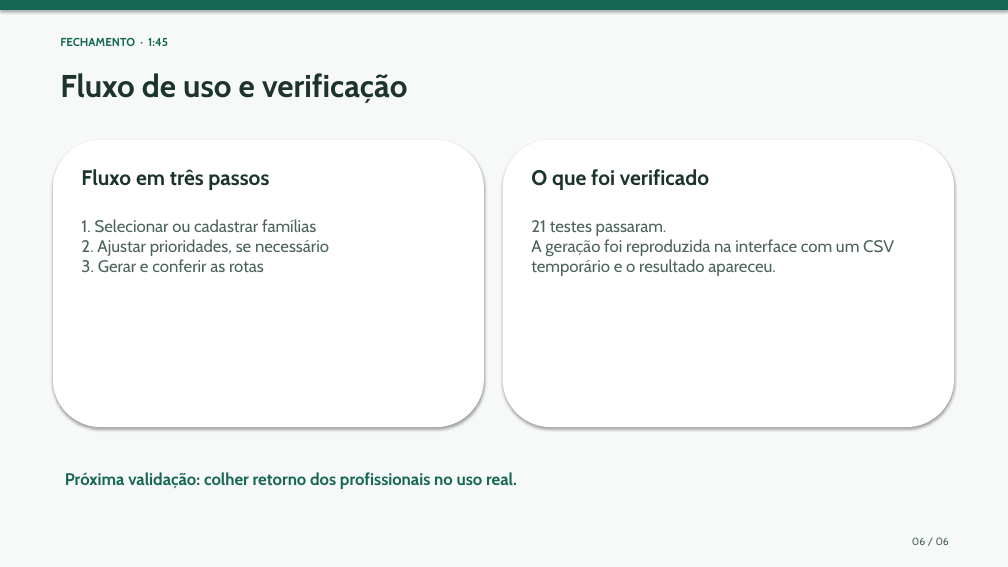
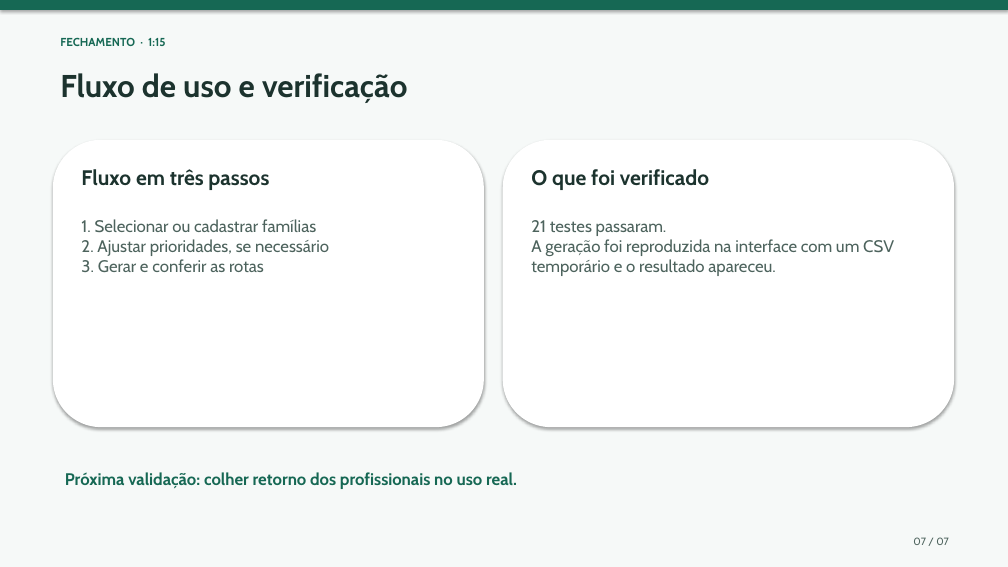
Before and after one commit to tobiasMarion/mTSP-health-router, a slide deck: slide 7 of Checkpoint_profissionais_de_saude.pptx (slide 6 before the commit). Drawn at 1008x567 pixels with LibreOffice and Linux fonts; fonts in the diff are those of the drawing. Boxes give left, top, right and bottom in pixels: in the first picture for what was removed or moved away, otherwise in the second. Text is boxed around its words. In the diff, an @@ line names an element or a change of style, - is before the commit and + after.

```diff
--- a/Checkpoint_profissionais_de_saude.pptx
+++ b/Checkpoint_profissionais_de_saude.pptx
@@ text at box(60, 37, 165, 46): text changed @@
-FECHAMENTO · 1:45
+FECHAMENTO · 1:15
@@ text at box(913, 537, 949, 545): text changed @@
-06 / 06
+07 / 07
```
Also in this commit, not shown: 4 other slides changed, 1 slide added.
